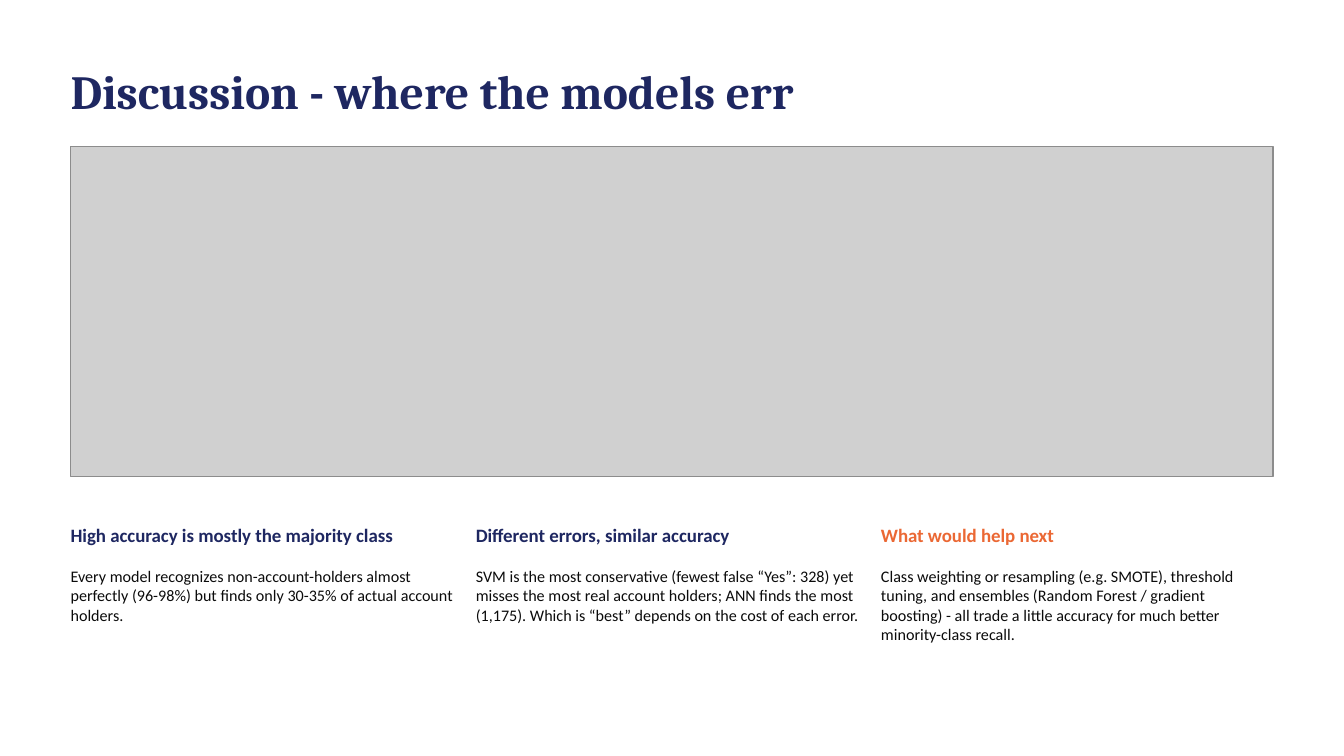
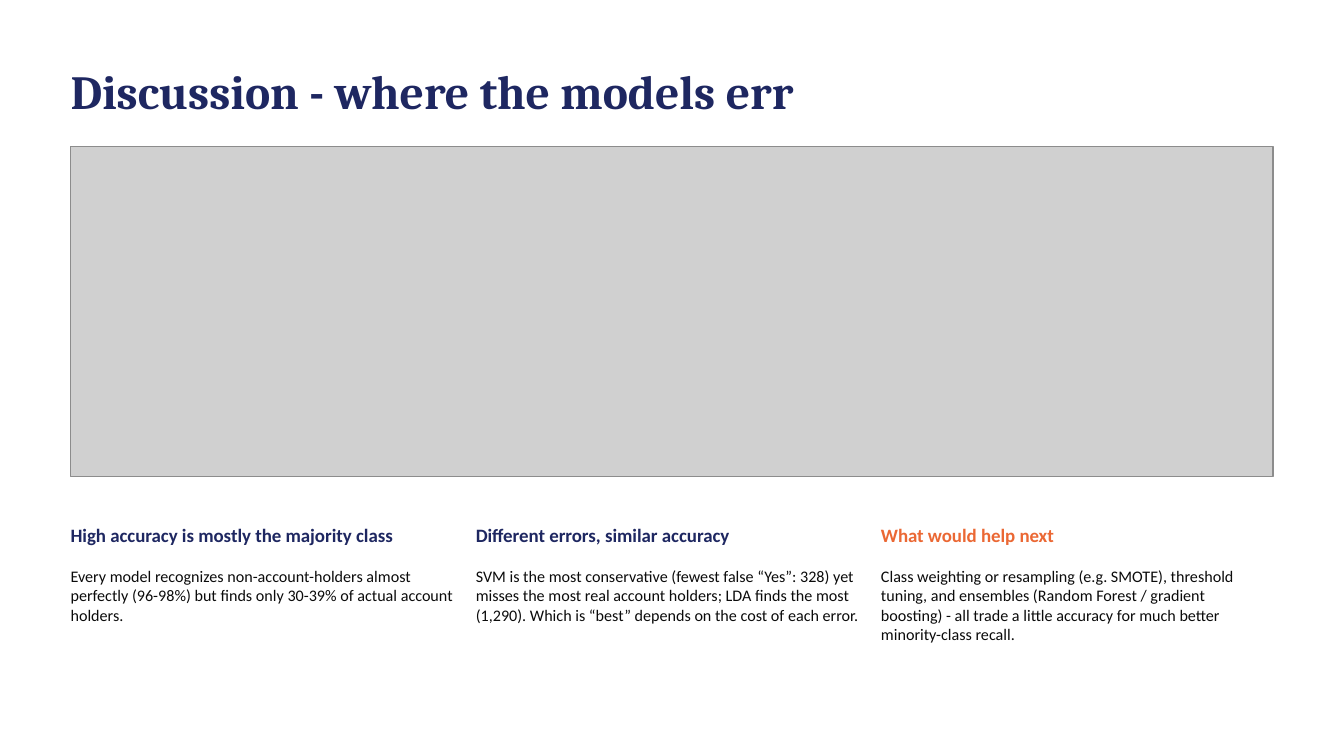
Before and after one commit to davidgathage/ML-application-KNN-SVM-Decision-Trees, a slide deck: slide 8 of Report/Mini project report.pptx. Drawn at 1344x756 pixels with LibreOffice and Linux fonts; fonts in the diff are those of the drawing; grey boxes stand for pictures. Boxes give left, top, right and bottom in pixels: in the first picture for what was removed or moved away, otherwise in the second. Text is boxed around its words. In the diff, an @@ line names an element or a change of style, - is before the commit and + after.

```diff
--- a/Report/Mini project report.pptx
+++ b/Report/Mini project report.pptx
@@ text at (71,570,453,621): text changed @@
-Every model recognizes non-account-holders almost perfectly (96-98%) but finds only 30-35% of actual account holders.
+Every model recognizes non-account-holders almost perfectly (96-98%) but finds only 30-39% of actual account holders.
@@ text at (476,570,859,624): text changed @@
-SVM is the most conservative (fewest false “Yes”: 328) yet misses the most real account holders; ANN finds the most (1,175). Which is “best” depends on the cost of each error.
+SVM is the most conservative (fewest false “Yes”: 328) yet misses the most real account holders; LDA finds the most (1,290). Which is “best” depends on the cost of each error.
```
Also in this commit, not shown: 6 other slides changed.
